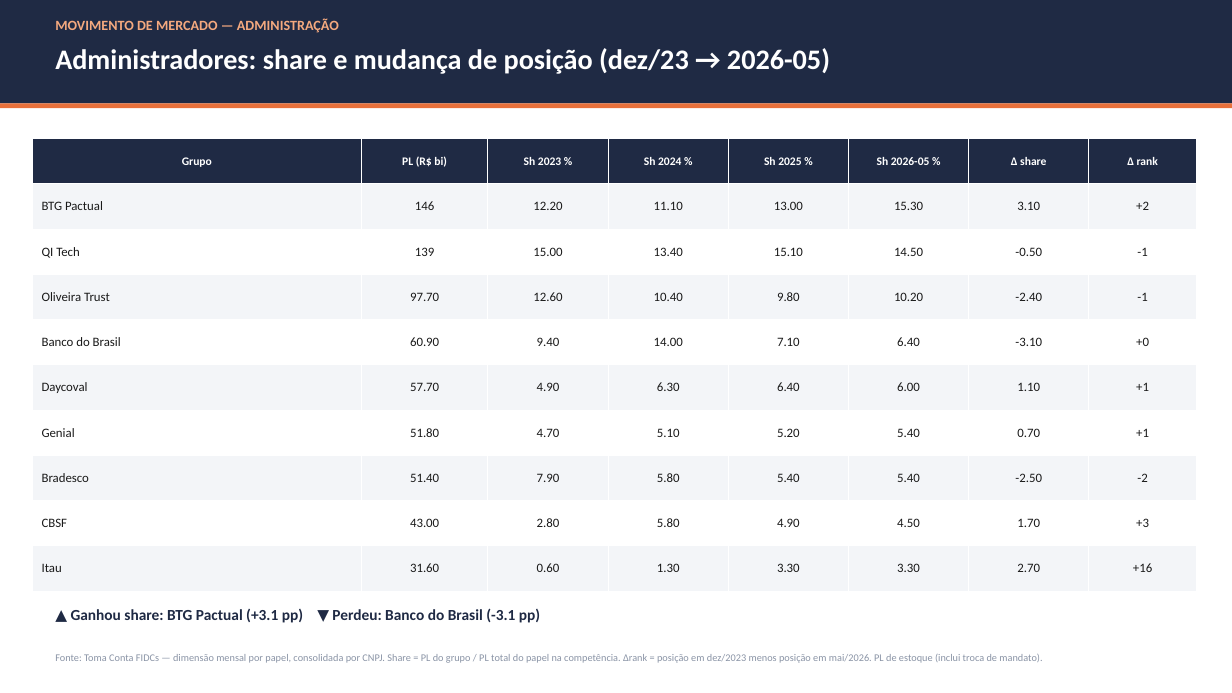
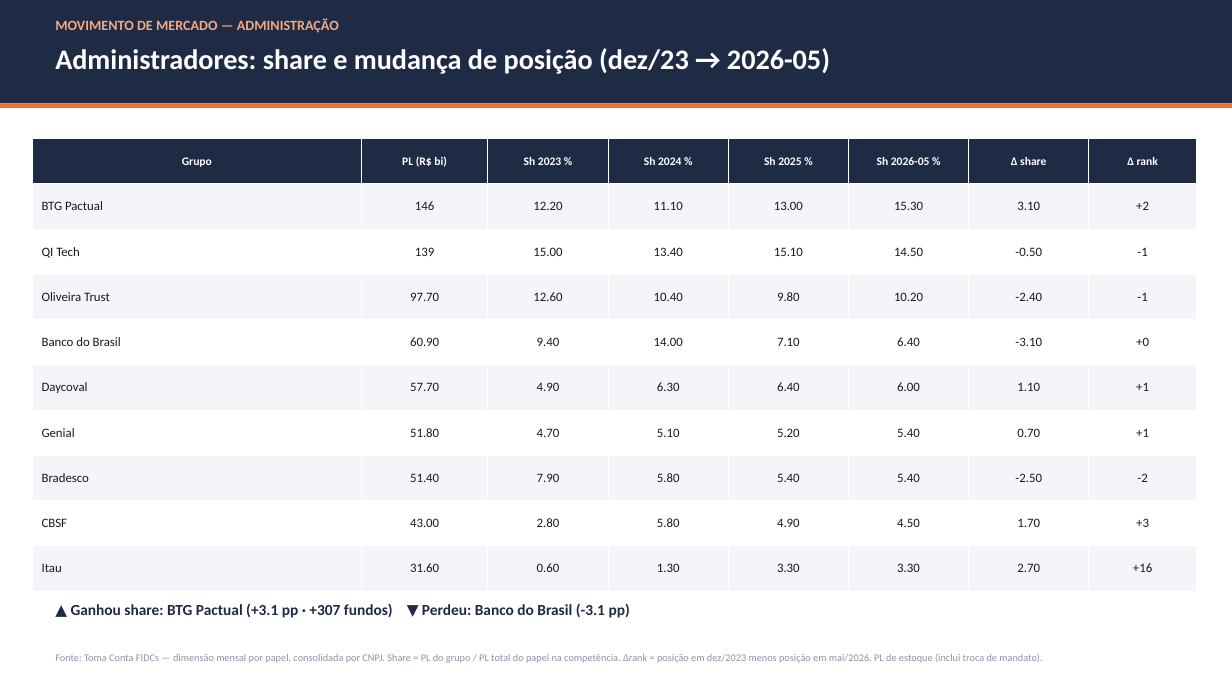
Before and after one commit to abalroar/fidc, a slide deck: slide 8 of outputs/Industria_FIDC_2026-05.pptx. Drawn at 1232x693 pixels with LibreOffice and Linux fonts; fonts in the diff are those of the drawing. Boxes give left, top, right and bottom in pixels: in the first picture for what was removed or moved away, otherwise in the second. Text is boxed around its words. In the diff, an @@ line names an element or a change of style, - is before the commit and + after.

```diff
--- a/outputs/Industria_FIDC_2026-05.pptx
+++ b/outputs/Industria_FIDC_2026-05.pptx
@@ text at (x1=71, y1=603, x2=630, y2=618): text changed @@
-▲ Ganhou share: BTG Pactual (+3.1 pp) ▼ Perdeu: Banco do Brasil (-3.1 pp)
+▲ Ganhou share: BTG Pactual (+3.1 pp · +307 fundos) ▼ Perdeu: Banco do Brasil (-3.1 pp)
```
Also in this commit, not shown: 3 other slides changed, 1 slide added, 3 other files.
